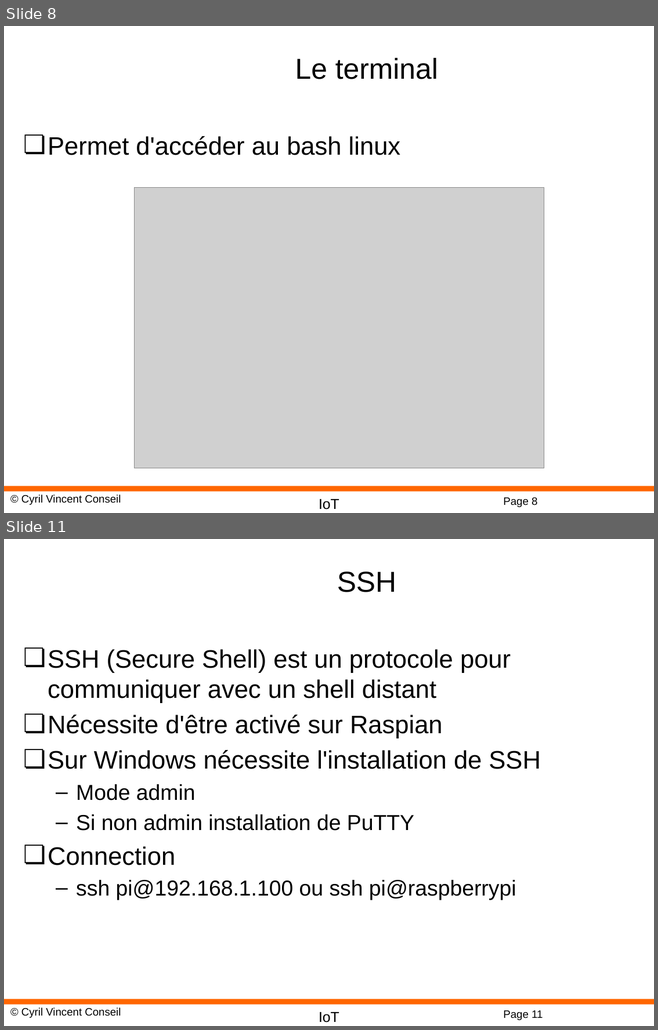
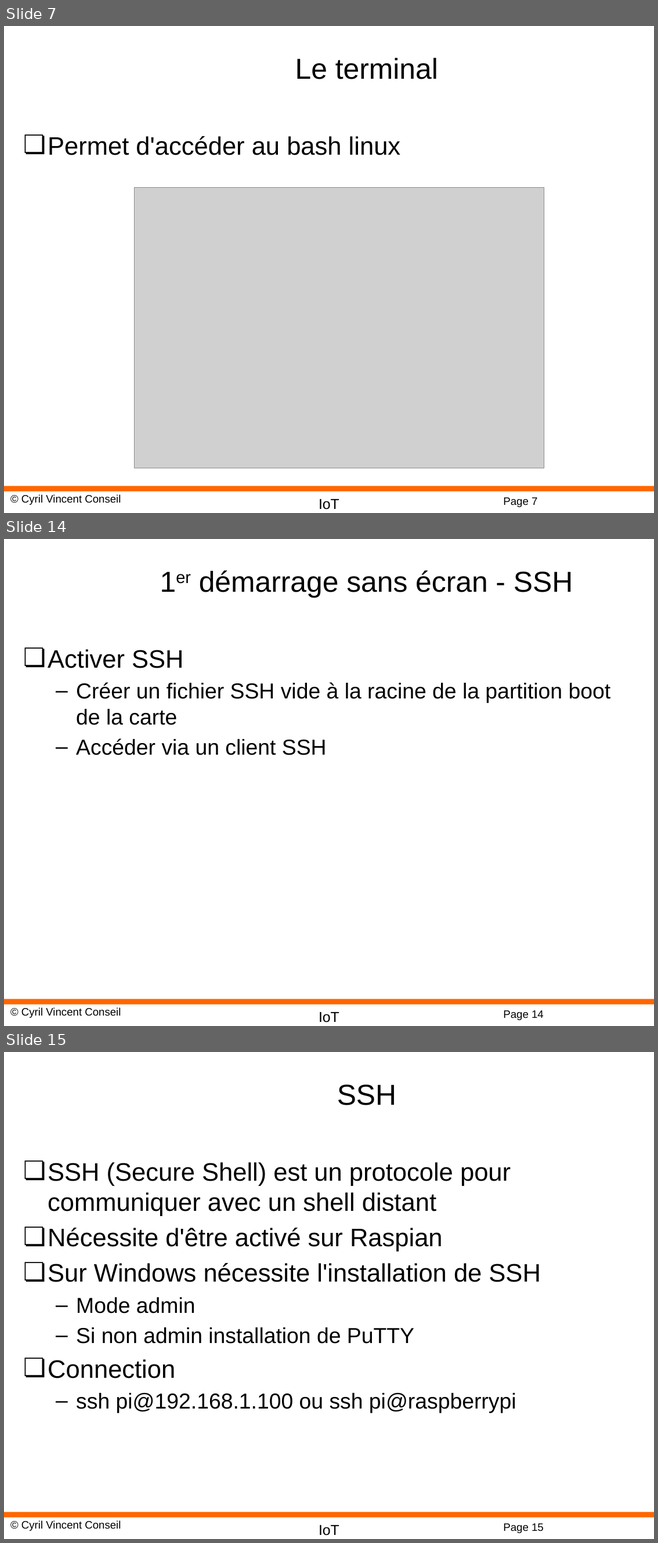
Before and after one commit to cyrilvincent/IoT, a slide deck: ppt/IoT06-Raspbian.pptx. Shown one above the other, each under a label of ours: slides 8 and 11 before the commit, slides 7, 14 and 15 after it; the slides between them are not shown. The pictures are 658x1030 and 658x1543 pixels, drawn with LibreOffice and Linux fonts; fonts in the diff are those of the drawing; grey boxes stand for pictures; background and template pictures are left out. Boxes give left, top, right and bottom in pixels: in the first picture for what was removed or moved away, otherwise in the second. Text is boxed around its words. In the diff, an @@ line names an element or a change of style, - is before the commit and + after.

```diff
--- a/ppt/IoT06-Raspbian.pptx
+++ b/ppt/IoT06-Raspbian.pptx
@@ slide 14 added at [4,539,654,1026], background #FFFFFF; not listed: 4 template elements that a slide beside it also shows @@
@@ title added at [199,570,572,598], 32 pt, text #000000 @@
+1er démarrage sans écran - SSH
@@ text added at [48,649,611,755], 24 pt, text #000000 @@
+❏ Activer SSH
+  – Créer un fichier SSH vide à la racine de la partition boot de la carte
+  – Accéder via un client SSH
@@ what was slide 8 is now slide 7 @@
@@ page number at [503,498,537,507]: text changed @@
-Page 8
+Page 7
@@ what was slide 11 is now slide 15 @@
@@ page number at [503,1524,543,1533]: text changed @@
-Page 11
+Page 15
```
Also in this commit, not shown: 2 slides changed, 3 other slides added, 8 other files.
